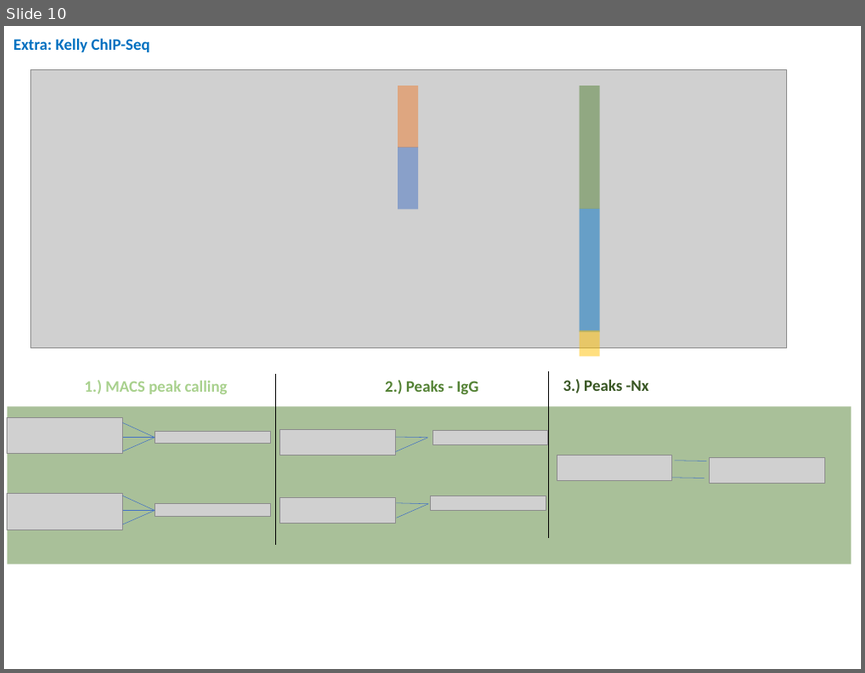
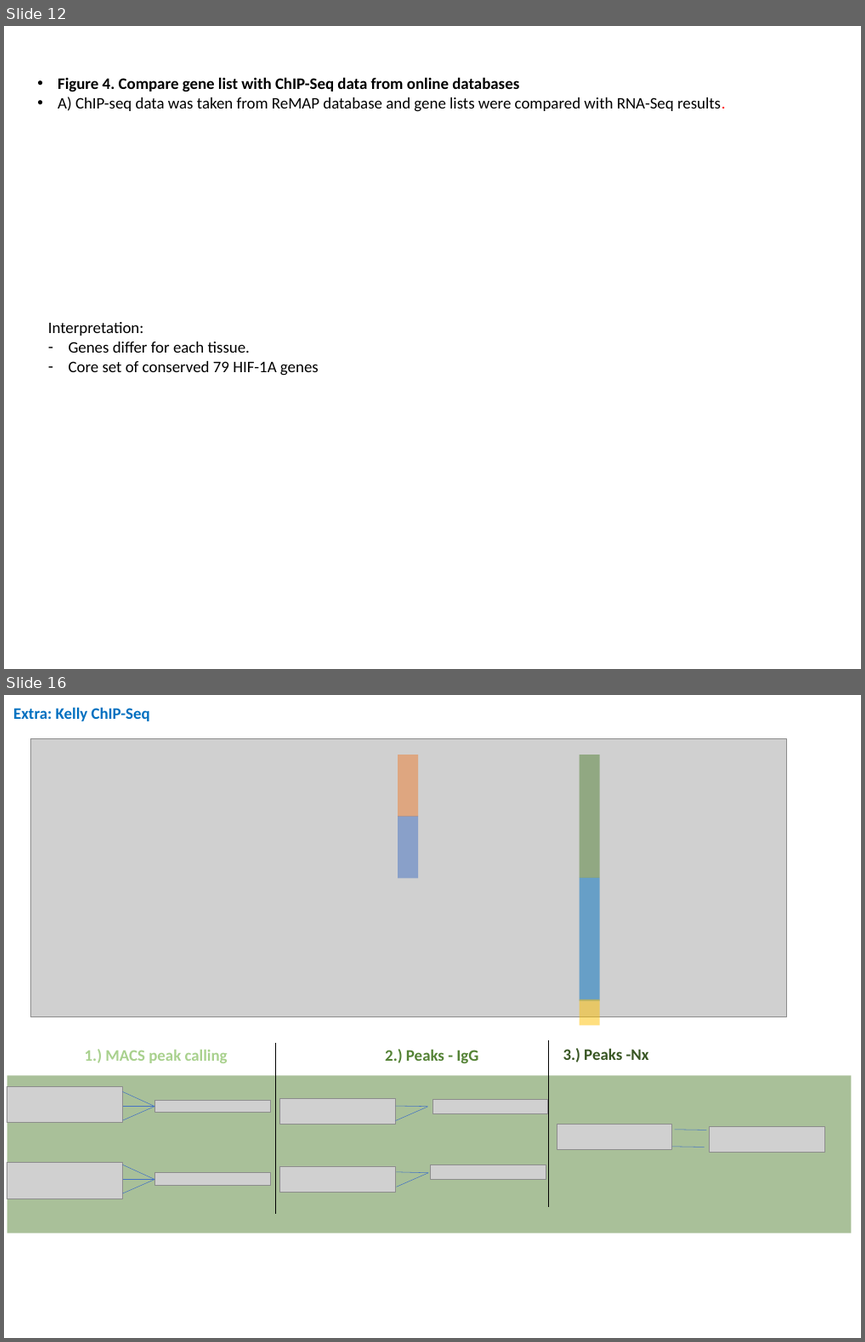
Before and after one commit to DNAborn/RNAseq_Kelly_Hx, a slide deck: 4_manuscript/Figures2.pptx. Shown one above the other, each under a label of ours: slide 10 before the commit, slides 12 and 16 after it; the slides between them are not shown. The pictures are 865x673 and 865x1342 pixels, drawn with LibreOffice and Linux fonts; fonts in the diff are those of the drawing; grey boxes stand for pictures. Boxes give left, top, right and bottom in pixels: in the first picture for what was removed or moved away, otherwise in the second. Text is boxed around its words. In the diff, an @@ line names an element or a change of style, - is before the commit and + after.

```diff
--- a/4_manuscript/Figures2.pptx
+++ b/4_manuscript/Figures2.pptx
@@ slide 12 added at [4,26,861,669], background #FFFFFF @@
@@ text added at [58,77,726,112], 18 pt, text #000000 @@
+• Figure 4. Compare gene list with ChIP-Seq data from online databases
+• A) ChIP-seq data was taken from ReMAP database and gene lists were compared with RNA-Seq results.
@@ text added at [48,322,318,375], 18 pt, text #000000 @@
+Interpretation:
+– Genes differ for each tissue.
+– Core set of conserved 79 HIF-1A genes
@@ what was slide 10 is now slide 16 @@
```
Also in this commit, not shown: 2 slides changed, 6 other slides added, 1 slide removed.
